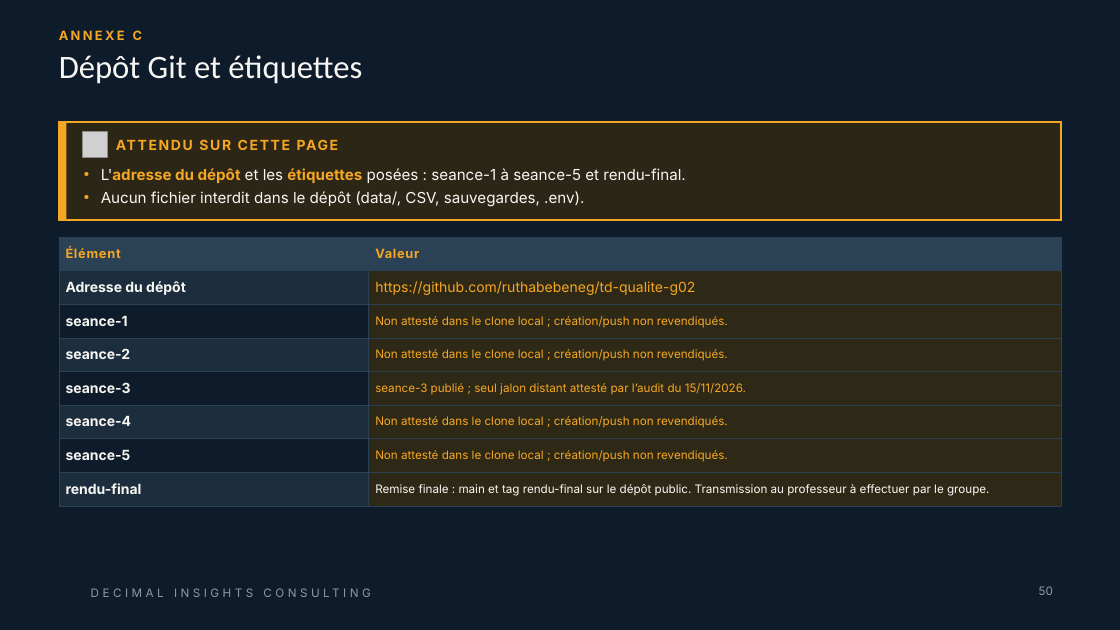
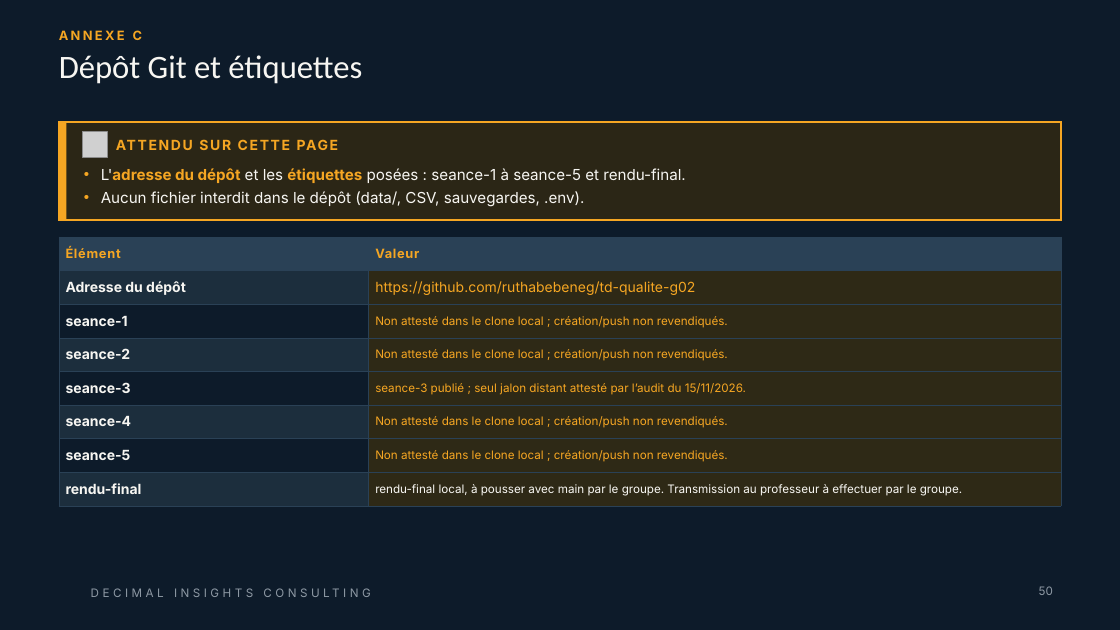
Before and after one commit to ruthabebeneg/td-qualite-g02, a slide deck: slide 50 of livrables/Livrable_Groupe_TD_AssurConnect.pptx. Drawn at 1120x630 pixels with LibreOffice and Linux fonts; fonts in the diff are those of the drawing; grey boxes stand for pictures; background and template pictures are left out. Boxes give left, top, right and bottom in pixels: in the first picture for what was removed or moved away, otherwise in the second. Text is boxed around its words. In the diff, an @@ line names an element or a change of style, - is before the commit and + after.

Commit message:
docs: preparer la remise manuelle du rendu final

```diff
--- a/livrables/Livrable_Groupe_TD_AssurConnect.pptx
+++ b/livrables/Livrable_Groupe_TD_AssurConnect.pptx
@@ table at box(59, 237, 1061, 506) @@
-row 8, column 2: Remise finale : main et tag rendu-final sur le dépôt public. Transmission au professeur à effectuer par le groupe.
+row 8, column 2: rendu-final local, à pousser avec main par le groupe. Transmission au professeur à effectuer par le groupe.
```
Also in this commit, not shown: 6 other files.
